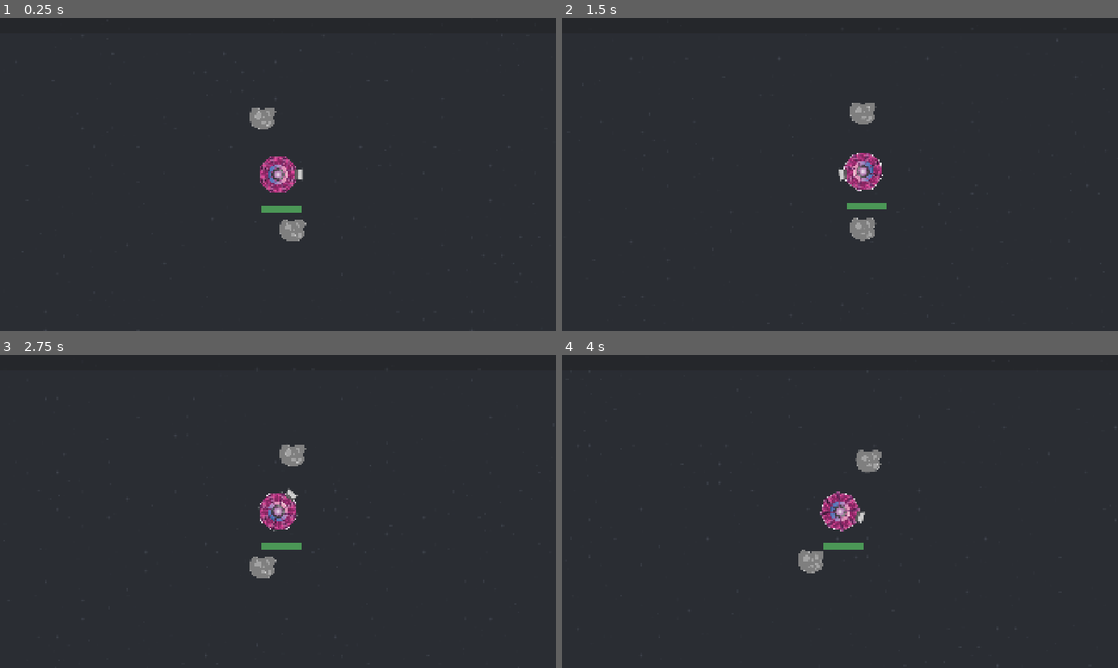
Above: before the commit, frames 1-4 (two rows, left to right).
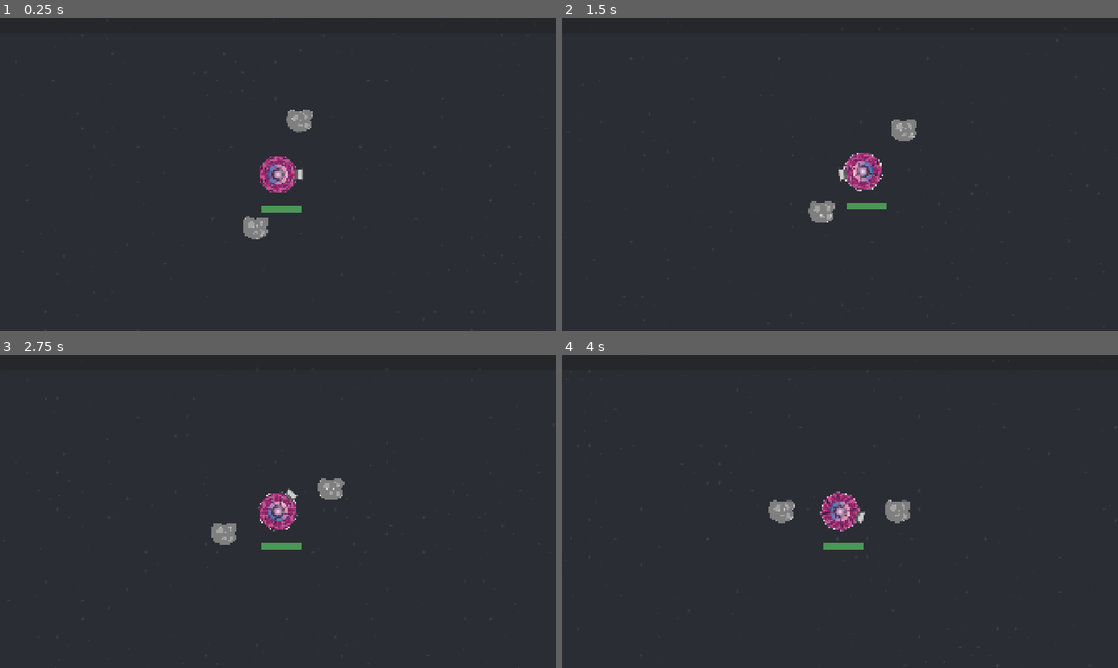
Above: after the commit, the same moments.

Repository: two-sticks-and-a-rock/space-arcade
Game: Godot game, scene res://scenes/main.tscn
The game is run twice, just before and just after one commit, with the same random seed, the same clock (stepped at 60 frames per second) and the same inputs.
Inputs (mouse positions are in pixels of both pictures, inside the frame that each line leads up to):
- Up to frame 1 (0.25 s): no input
- Up to frame 2 (1.5 s): move the mouse to (962, 158) at 0.52 s; press the mouse at (962, 158) at 0.53 s; move the mouse to (728, 190) at 1.27 s; release the mouse at (728, 190) at 1.28 s; click (728, 190) at 1.35 s
- Up to frame 3 (2.75 s): move the mouse to (333, 442) at 2.02 s; press the mouse at (333, 442) at 2.03 s
- Up to frame 4 (4 s): move the mouse to (812, 574) at 2.77 s; release the mouse at (812, 574) at 2.78 s; click (812, 574) at 2.85 s; move the mouse to (1006, 558) at 3.52 s; press the mouse at (1006, 558) at 3.53 s

The runs differ from the first frame. In frame 1, 1.1% of the frame differs, in the area x 43-57%, y 28-72%; in frame 2, 1.1%; in frame 3, 1.1%; in frame 4, 1.1%, in the area x 37-63%, y 30-70%.

Commit message:
weapon base class

Diff:
--- a/scenes/player/player.tscn
+++ b/scenes/player/player.tscn
@@ -1,7 +1,7 @@
 [gd_scene format=3 uid="uid://cekmijf83xupg"]
 
 [ext_resource type="Script" uid="uid://d02iqtql42dlw" path="res://scenes/player/player.gd" id="1_g2els"]
-[ext_resource type="PackedScene" uid="uid://dqil7iaf3mqvf" path="res://scenes/player/player_weapons/orbiter_ring.tscn" id="2_p47bc"]
+[ext_resource type="PackedScene" uid="uid://dqil7iaf3mqvf" path="res://scenes/player/player_weapons/orbiter_ring/orbiter_ring.tscn" id="2_p47bc"]
 [ext_resource type="Script" uid="uid://cg3xb6odenjtk" path="res://scenes/player/slingshot.gd" id="3_gmlin"]
 [ext_resource type="PackedScene" uid="uid://dqg2sovwx03w3" path="res://scenes/player/player_cam.tscn" id="3_lvxji"]
 [ext_resource type="Texture2D" uid="uid://bc6vu7q8joqqq" path="res://art/sprites/player/player_panels_128.svg" id="3_p47bc"]
--- a/scenes/player/player_weapons/orbiter.gd
+++ /dev/null
@@ -1,12 +0,0 @@
-extends Area2D
-
-
-var dmg = 50
-var spin_speed = PI/36
-
-func _physics_process(_delta):
-	position = Vector2(position).rotated(spin_speed)
-
-func _on_orbiter_entered(body: Node2D):
-	if ("take_damage" in body):
-		body.take_damage(dmg)
--- /dev/null
+++ b/scenes/player/player_weapons/orbiter_ring/orbiter.gd
@@ -0,0 +1,10 @@
+extends Area2D
+
+@onready var orbiter_ring = get_parent().get_parent()
+
+func _physics_process(_delta):
+	position = Vector2(position).rotated(orbiter_ring.spin_speed)
+
+func _on_orbiter_entered(body: Node2D):
+	if ("take_damage" in body):
+		body.take_damage(orbiter_ring._get_dmg())
--- a/scenes/player/player_weapons/orbiter.tscn
+++ b/scenes/player/player_weapons/orbiter_ring/orbiter.tscn
@@ -1,7 +1,7 @@
 [gd_scene format=3 uid="uid://c37a5i01alcdn"]
 
 [ext_resource type="Texture2D" uid="uid://c3tnm6dujlkue" path="res://art/sprites/bullets/orbiter_placeholder 2.png" id="1_0r6aq"]
-[ext_resource type="Script" uid="uid://3q5f424e7g40" path="res://scenes/player/player_weapons/orbiter.gd" id="1_fxk38"]
+[ext_resource type="Script" uid="uid://3q5f424e7g40" path="res://scenes/player/player_weapons/orbiter_ring/orbiter.gd" id="1_fxk38"]
 
 [sub_resource type="SpriteFrames" id="SpriteFrames_kcn5b"]
 animations = [{
--- a/scenes/player/player_weapons/orbiter_ring.gd
+++ b/scenes/player/player_weapons/orbiter_ring/orbiter_ring.gd
@@ -1,33 +1,34 @@
-extends Node2D
+extends "res://scenes/player/player_weapons/player_weapon.gd"
 
 @export var orbiter_scene : PackedScene
 @onready var ring : Node2D = $Ring
-@onready var up_timer : Timer = $UpTimer as Timer
-@onready var down_timer : Timer = $DownTimer as Timer
 
-var dmg = 50
 var size = 10
-var num_orbiters = 2
-var spin_speed = PI/36
+var spin_speed = PI/24
 var distance_from_player = 200
+
+func _get_bullets():
+	return 2
+
+func _get_dmg():
+	return 50
 
 func _ready():
 	var child_pos = Vector2(distance_from_player, 0)
 	up_timer.start()
-	for i in num_orbiters:
+	var bullets = _get_bullets()
+	for i in bullets:
 		var orbiter = orbiter_scene.instantiate() as Area2D
 		orbiter.position = child_pos
 		ring.add_child(orbiter)
-		child_pos = child_pos.rotated(2*PI / num_orbiters)
+		child_pos = child_pos.rotated(2*PI / bullets)
 
 func _on_down_timer_timeout():
-	up_timer.start()
-	down_timer.stop()
+	super()
 	ring.visible = true
 	ring.process_mode = Node.PROCESS_MODE_INHERIT
 
 func _on_up_timer_timeout():
-	down_timer.start()
-	up_timer.stop()
+	super()
 	ring.visible = false
 	ring.process_mode = Node.PROCESS_MODE_DISABLED
--- a/scenes/player/player_weapons/orbiter_ring.tscn
+++ b/scenes/player/player_weapons/orbiter_ring/orbiter_ring.tscn
@@ -1,7 +1,7 @@
 [gd_scene format=3 uid="uid://dqil7iaf3mqvf"]
 
-[ext_resource type="Script" uid="uid://p0d44ojp4jaf" path="res://scenes/player/player_weapons/orbiter_ring.gd" id="1_cd0fb"]
-[ext_resource type="PackedScene" uid="uid://c37a5i01alcdn" path="res://scenes/player/player_weapons/orbiter.tscn" id="2_gpny0"]
+[ext_resource type="Script" uid="uid://p0d44ojp4jaf" path="res://scenes/player/player_weapons/orbiter_ring/orbiter_ring.gd" id="1_cd0fb"]
+[ext_resource type="PackedScene" uid="uid://c37a5i01alcdn" path="res://scenes/player/player_weapons/orbiter_ring/orbiter.tscn" id="2_gpny0"]
 
 [node name="OrbiterRing" type="Node2D" unique_id=401222779]
 script = ExtResource("1_cd0fb")
--- /dev/null
+++ b/scenes/player/player_weapons/player_weapon.gd
@@ -0,0 +1,29 @@
+extends Node2D
+@onready var up_timer : Timer = $UpTimer as Timer
+@onready var down_timer : Timer = $DownTimer as Timer
+
+func _get_dmg():
+    return 0
+
+func _get_bullets():
+    return 0
+
+func _get_up_time():
+    return 0
+
+func _get_down_time():
+    return 0
+
+func _ready():
+    up_timer.wait_time = _get_up_time()
+    down_timer.wait_time = _get_down_time()
+
+    up_timer.start()
+
+func _on_down_timer_timeout():
+    down_timer.stop()
+    up_timer.start()
+
+func _on_up_timer_timeout():
+    up_timer.stop()
+    down_timer.start()
Renamed: scenes/player/player_weapons/orbiter.gd.uid -> scenes/player/player_weapons/orbiter_ring/orbiter.gd.uid
Renamed: scenes/player/player_weapons/orbiter_ring.gd.uid -> scenes/player/player_weapons/orbiter_ring/orbiter_ring.gd.uid
Not shown, added: scenes/player/player_weapons/player_weapon.gd.uid
